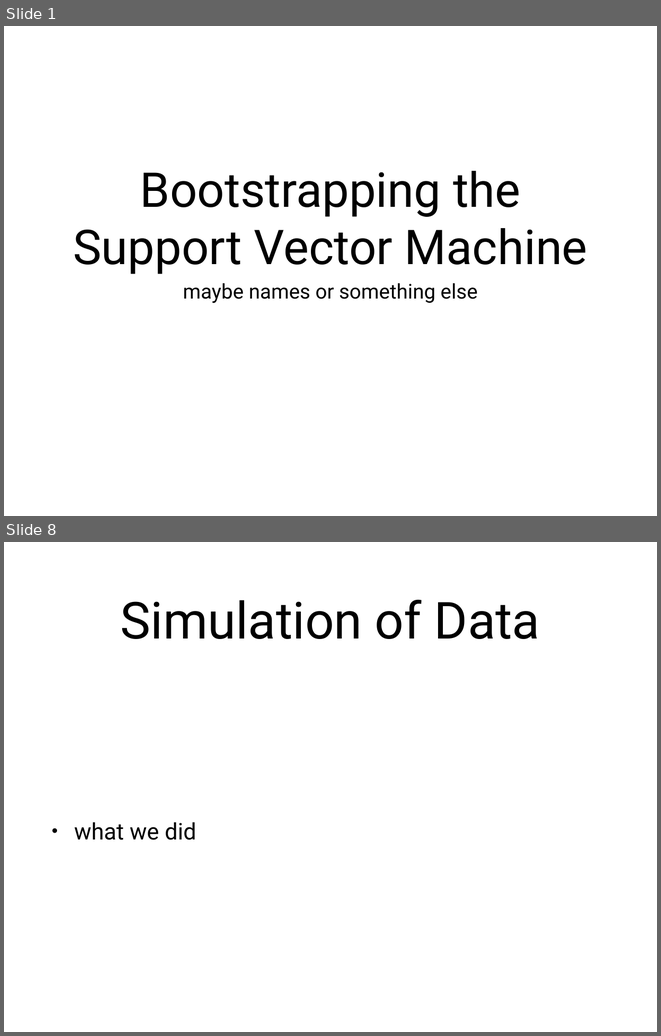
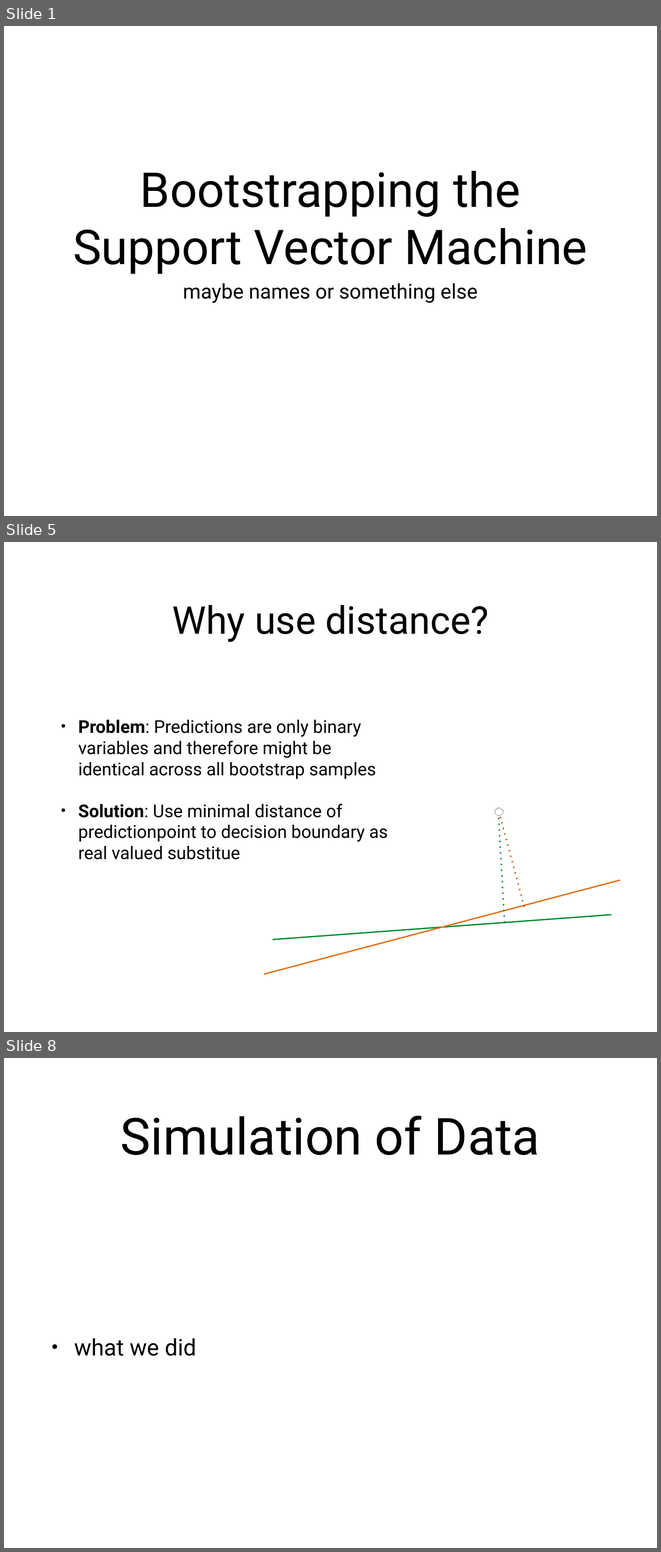
Before and after one commit to ThomasGoerttler/BootstrapingSVM, a slide deck: Präsentation/slides.pptx. Shown one above the other, each under a label of ours: slides 1 and 8 before the commit, slides 1, 5 and 8 after it; the slides between them are not shown. The pictures are 661x1036 and 661x1552 pixels, drawn with LibreOffice and Linux fonts; fonts in the diff are those of the drawing. Boxes give left, top, right and bottom in pixels: in the first picture for what was removed or moved away, otherwise in the second. Text is boxed around its words. In the diff, an @@ line names an element or a change of style, - is before the commit and + after.

```diff
--- a/Präsentation/slides.pptx
+++ b/Präsentation/slides.pptx
@@ slide 5 added at [4,542,657,1032], background #FFFFFF @@
@@ title added at [172,605,488,642], 60 pt, text #000000 @@
+Why use distance?
@@ text added at [78,720,388,859], 27.7 pt, text #000000 @@
+• Problem: Predictions are only binary variables and therefore might be identical across all bootstrap samples
+• Solution: Use minimal distance of predictionpoint to decision boundary as real valued substitue
@@ freeform shape added at [495,808,503,815], outline #85888D 0.75 pt @@
@@ line added from (504, 922) to (498, 816), #00882B 3 pt @@
@@ line added from (524, 906) to (500, 813), #BD5B0C 3 pt @@
@@ line added from (264, 974) to (620, 880), #DE6A10 2 pt @@
@@ line added from (273, 939) to (611, 915), #00882B 2 pt @@
```
Also in this commit, not shown: 8 slides changed, 2 other slides added, 3 slides removed, 36 other files.
